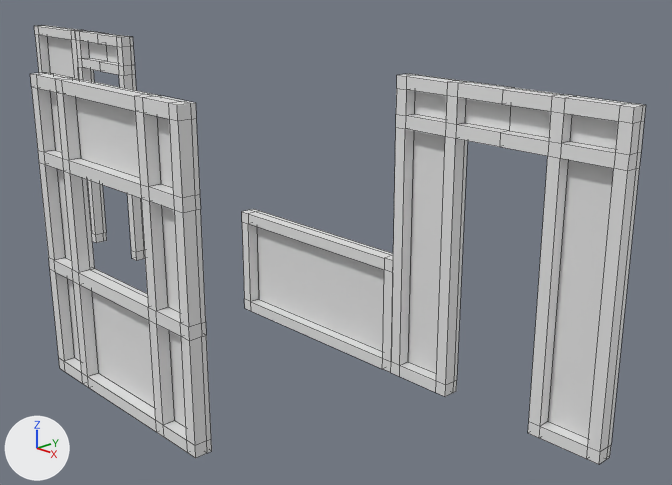
Before and after pictures for a commit that changed the Blender file Blender/walls.blend.
Rendered twice from a 50 mm lens placed at (5.91, -3.38, 3.48), pointed at (0.16, 2.03, 0.93). Lighting does not change. The marker at lower left points along +X, +Y and +Z. The older version comes first. Mesh edges are drawn as thin lines.

In view in the first picture: 'door', 'door_frame', 'low_wall', 'short_wall', 'window'.
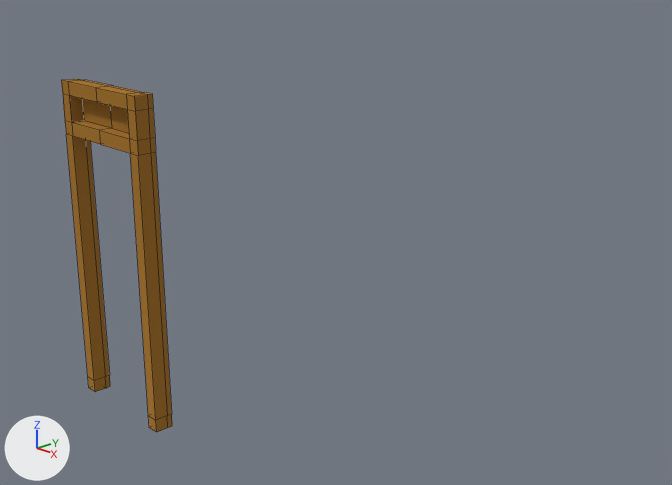
Patch to the scene script:
```diff
--- a/Blender/walls.blend.py
+++ b/Blender/walls.blend.py
@@ mat_cardboard @@
+mat_cardboard = diffuse_material('cardboard')
+mat_cardboard.base_color = (0.397, 0.188, 0.0356)  # brown #a97835
+mat_cardboard.roughness = 0.9
@@ me_cube_002 @@
 me_cube_002.from_pydata(...)  # 84 vertices, 77 faces; spans x -0.25..0.25, y -6.0..1.0, z 0.0..2.0
+me_cube_002.materials.append(mat_cardboard)  # brown #a97835
@@ me_cube_004 @@
 me_cube_004.from_pydata(...)  # 48 vertices, 46 faces; spans x -0.25..0.25, y -6.0..1.0, z 0.0..2.0
+me_cube_004.materials.append(mat_cardboard)  # brown #a97835
@@ me_cube_001 @@
 me_cube_001.from_pydata(...)  # 156 vertices, 155 faces; spans x -0.5..0.5, y -6.0..1.0, z 0.0..2.0
+me_cube_001.materials.append(mat_cardboard)  # brown #a97835
@@ me_cube_005 @@
 me_cube_005.from_pydata(...)  # 48 vertices, 46 faces; spans x -0.5..0.5, y -6.0..1.0, z 0.0..0.8
+me_cube_005.materials.append(mat_cardboard)  # brown #a97835
@@ me_cube_006 @@
 me_cube_006.from_pydata(...)  # 192 vertices, 192 faces; spans x -0.5..0.5, y -6.0..1.0, z 0.0..2.0
+me_cube_006.materials.append(mat_cardboard)  # brown #a97835
@@ ob_door_frame @@
 ob_door_frame = bpy.data.objects.new('door_frame', me_cube_002)
-ob_door_frame.location = (-3.5, 2.0, 0.0)
+ob_door_frame.location = (0.0, 0.0, 0.0)
 ob_door_frame.scale = (2.0, 0.02, 1.25)
@@ ob_short_wall @@
 ob_short_wall = bpy.data.objects.new('short_wall', me_cube_004)
-ob_short_wall.location = (-4.5, 2.0, 0.0)
+ob_short_wall.location = (0.0, 0.0, 0.0)
 ob_short_wall.scale = (2.0, 0.02, 1.25)
+ob_short_wall.hide_set(True)
@@ ob_door @@
 ob_door = bpy.data.objects.new('door', me_cube_001)
-ob_door.location = (2.0, 2.0, 0.0)
+ob_door.location = (0.0, 0.0, 0.0)
 ob_door.scale = (2.0, 0.02, 1.25)
+ob_door.hide_set(True)
@@ ob_low_wall @@
 ob_low_wall = bpy.data.objects.new('low_wall', me_cube_005)
-ob_low_wall.location = (0.0, 2.0, 0.0)
+ob_low_wall.location = (0.0, 0.0, 0.0)
 ob_low_wall.scale = (2.0, 0.02, 1.25)
+ob_low_wall.hide_set(True)
@@ ob_window @@
 ob_window.scale = (2.0, 0.02, 1.25)
+ob_window.hide_set(True)
```

Changed parts and their boxes [x1, y1, x2, y2] in the pictures (672 x 485 px):
'door', hidden: before [391, 74, 646, 464]
'window', hidden: before [30, 72, 212, 458]
'door_frame', recoloured, moved: before [75, 31, 145, 261]; after [61, 79, 172, 432]
'low_wall', hidden: before [242, 209, 393, 373]
'short_wall', hidden: before [34, 25, 92, 232]
